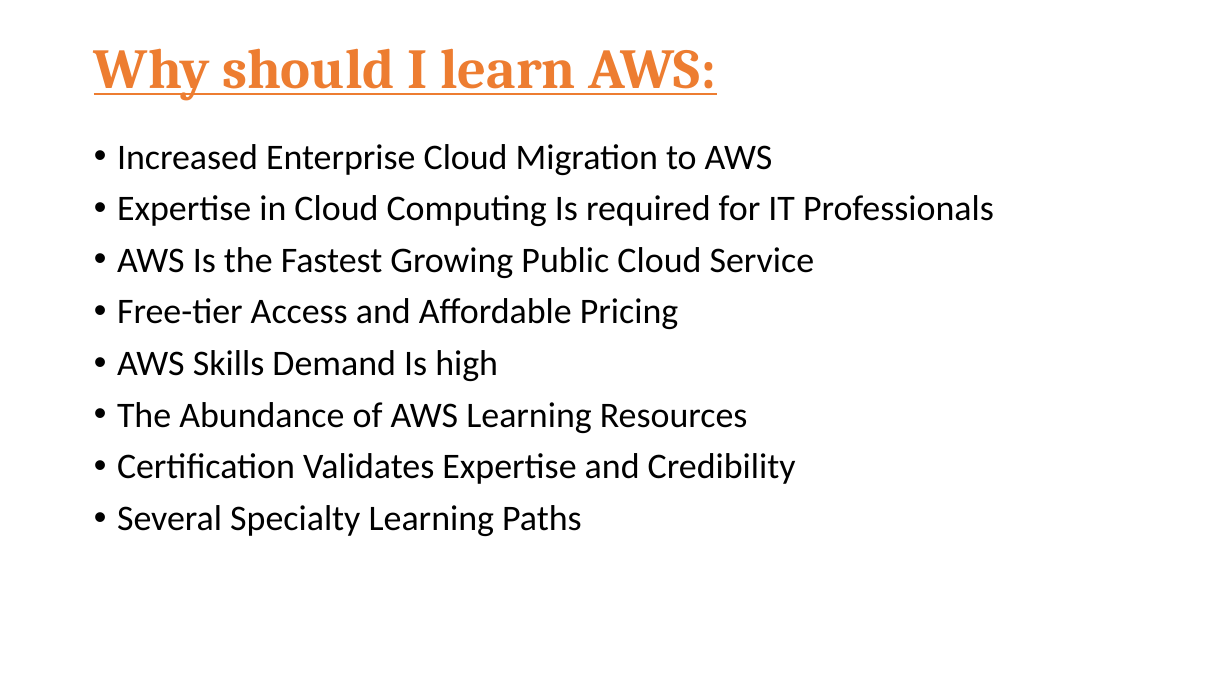
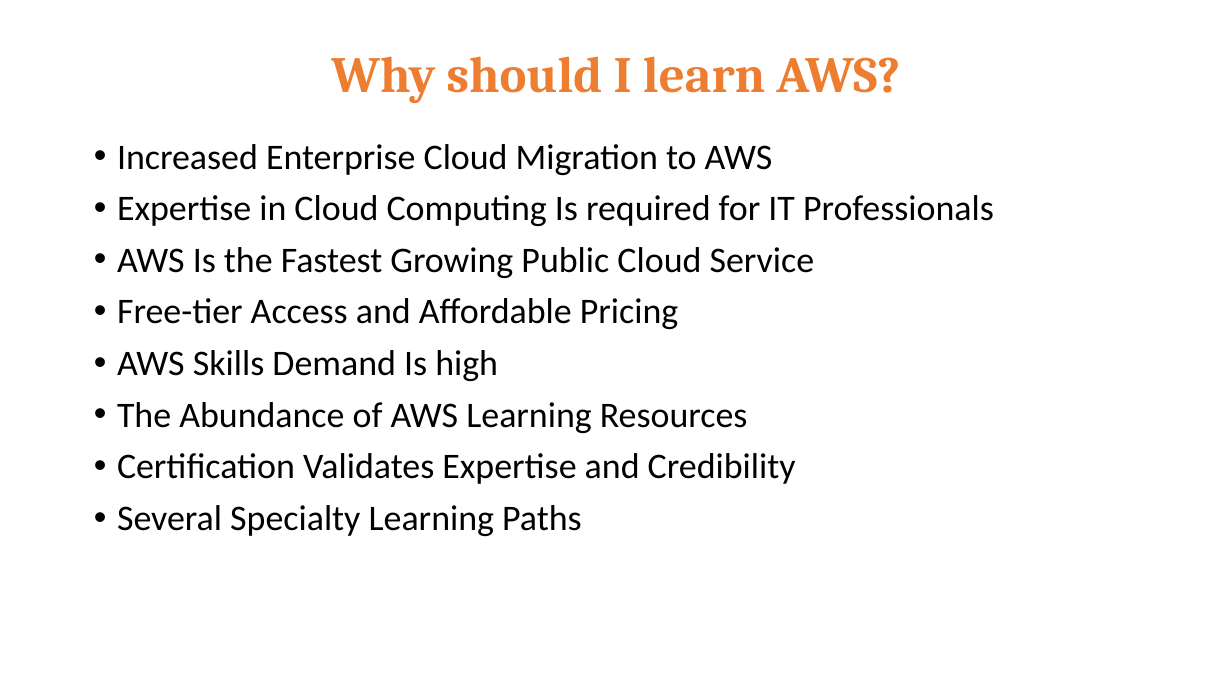
Before and after one commit to aloknath1/cloud-computing, a slide deck: slide 8 of Session-1.pptx. Drawn at 1232x693 pixels with LibreOffice and Linux fonts; fonts in the diff are those of the drawing. Boxes give left, top, right and bottom in pixels: in the first picture for what was removed or moved away, otherwise in the second. Text is boxed around its words. In the diff, an @@ line names an element or a change of style, - is before the commit and + after.

```diff
--- a/Session-1.pptx
+++ b/Session-1.pptx
@@ title at (x1=331, y1=56, x2=900, y2=103): text changed; size 44 to 39.6 pt @@
-Why should I learn AWS:
+Why should I learn AWS?
```
Also in this commit, not shown: 3 other slides changed, 2 other files.
